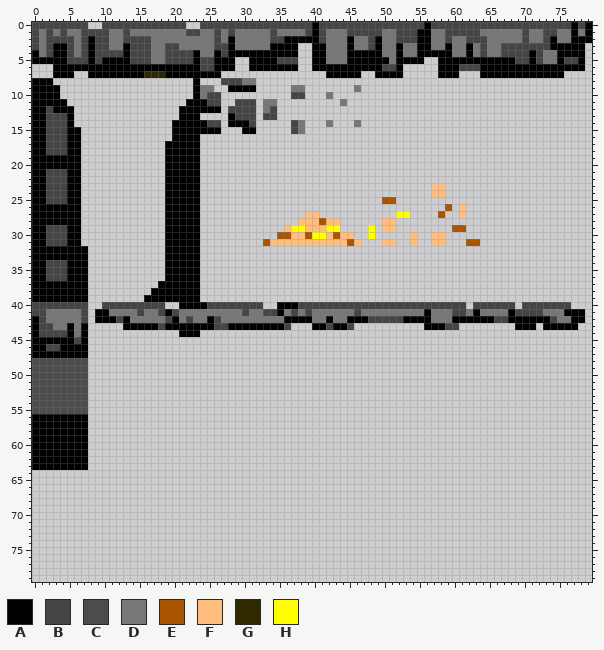
Sprite sheet, stored at media/tiles8.png. That is the earlier state.
The file is 80x80 pixels.
Palette (. is transparent): A #000000  B #454545  C #4c4c4c  D #777777  E #aa5500  F #ffbe7d  G #302900  H #ffff00
Once edited:
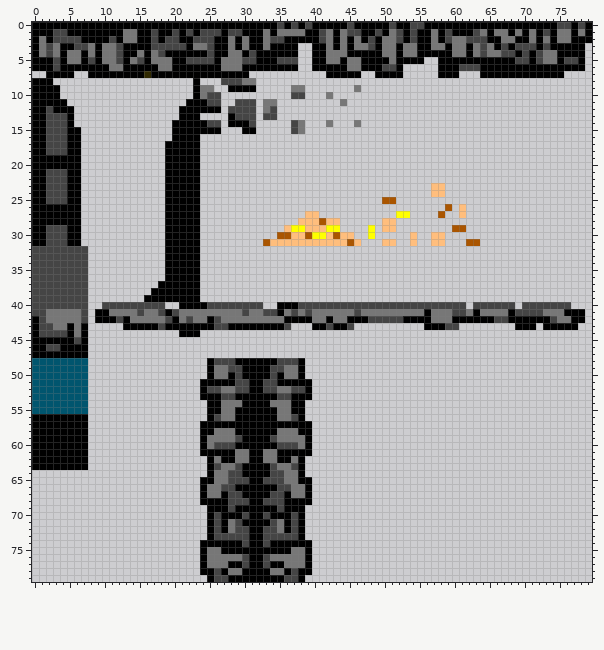
The edit:
@@ palette @@
-C #4c4c4c
+C #00556e
@@ x 0..79 @@
- 0 BBBBBBBB..BBBBBBBBBBBB..BBBBBBBBBBBBBBBBABBBBBBBBBBBBBBBABBBBBBBBBBBBBBBBBBBBABA
- 1 BDBDBDDBBBBDDBDDDDDDDDBBDDBDBDDDDDBDDDDBABDDDBBBBBDDBBBAADDBBBBBDDDDDDBDDBBDDADA
- 2 BDBBBBDBABBDDBBBBDDDDDDDDDBDADDDDDBBAAAAABDDDADDBADDBBBAADDBDDBBBDDDDDBDDBADDAAA
- 3 BDBAABDBABBDDABBBDDBBDDDDDBBADDDDDAAAA..AADDDADDBADDADDAADDADDADBDDBBBBBBBAAAAA.
- 4 ADBAABDBABBBBABBBDDBBBBADDABAAAAAAAAAA..AADDDAAAAADDADDAAAAADDADBDDBBBBABDDAAAA.
- 5 AAAAABBBABAAAABBBDDBBBBABBAAA..AAAABBB..AADDDAAAAAADAAAA..AAAAAAAAAAABBABDDABBA.
- 6 ...AAAAAAAAAAAAAAAAAAAAABBAAA..AAAAAAA..AAAAAAAAAABBA.....AAABBBAAAAAAAAAAAAAAA.
- 7 ...AAA..AAAAAAAAGGGAAAAAAAA...............AAAAA..AAAA.....AAA...AAAAAAAAAAAA....
+ 0 AAAAAAAAAAAAAAAAAAAAAAAAAAAAAAAAAAABABABAAAAABAAAAABAABBAAAAAAAAAAAAAAAAAAABBABA
+ 1 AAABBAAAAAAAADDAABAABABABBBABBAAADADDDDAABDADBBAABADBABAADABAAABDADDADADABADDADA
+ 2 ADABBBBAAAABADDAABABBAABBBAADADAADBBAAAAABDADADABADDBABAADABDDBBBAADDAADADADDAAA
+ 3 ADBDAABBDADDBAAAABBBBBADDBAADADAADAAAA..AADADADDBADDADDAADDADDADBDABABBBABAAAAA.
+ 4 ADBDADDADADDBAADADBAAAAAABAADDABAAAAAA..AADDDAAAAADDADDAAAAADDADBDDBBABABDDAAAA.
+ 5 AAABADDABADDBADBADDDAABBBBADDDBBAAABBB..AADDADDAAAADAAAA..AAAAAAAAAAABBABDDABBA.
+ 6 AAABAAAAAAADDAAAAADDAAAAAAADDDAAAAAAAA..AAAAADDAAABBA.....AAABBBAAAAAAAAAAAAAAA.
+ 7 ..AAAA..AAAAAAAAGAAAAAAAAAAAAAA...........AAAAA..AAAA.....AAA...AAAAAAAAAAAA....
  8 AAA....................A...BBBDD................................................
@@ x 0..9 @@
 31 AABBBAA...
-32 AAAAAAAA..
-33 AAAAAAAA..
-34 AABBBAAA..
-35 AABBBAAA..
-36 AABBBAAA..
-37 AAAAAAAA..
-38 AAAAAAAA..
-39 AAAAAAAA..
+32 BBBBBBBB..
+33 BBBBBBBB..
+34 BBBBBBBB..
+35 BBBBBBBB..
+36 BBBBBBBB..
+37 BBBBBBBB..
+38 BBBBBBBB..
+39 BBBBBBBB..
 40 BBBBBBBB..
@@ x 22..41 @@
 47 ....................
-48 ....................
-49 ....................
-50 ....................
-51 ....................
-52 ....................
-53 ....................
-54 ....................
-55 ....................
-56 ....................
-57 ....................
-58 ....................
-59 ....................
-60 ....................
-61 ....................
-62 ....................
-63 ....................
-64 ....................
-65 ....................
-66 ....................
-67 ....................
-68 ....................
-69 ....................
-70 ....................
-71 ....................
-72 ....................
-73 ....................
-74 ....................
-75 ....................
-76 ....................
-77 ....................
-78 ....................
-79 ....................
+48 ...ABBBAAAAAABBBA...
+49 ...ADDBBAAAABBDDA...
+50 ...ADDABAAAABADDA...
+51 ..AAAAABBAABBAAAAA..
+52 ..ABBDDBBAABBDDBBA..
+53 ..AAABBAAAAAABBAAA..
+54 ...AADDDAAAADDDAA...
+55 ...AADDAAAAAADDAA...
+56 ...ABDDAAAAAADDBA...
+57 ..AAAAAAAAAAAAAAAA..
+58 ..AADDDAAAAAADDDAA..
+59 ..ADDDDBAAAABDDDDA..
+60 ..ADBBBAAAAAABBBDA..
+61 ..AAAAADDAADDAAAAA..
+62 ...ADAADDAADDAADA...
+63 ...ABDDBAAAABDDBA...
+64 ...ADDBBAAAABBDDA...
+65 ..AADDBBBAABBBDDAA..
+66 ..ADDBBAAAAAABBDDA..
+67 ..ADDABBAAAABBADDA..
+68 ..AAAABBBAABBBAAAA..
+69 ...AAABAAAAAABAAA...
+70 ...ABAAABAABAAABA...
+71 ...ABADBAAAABDABA...
+72 ...ABADBBAABBDABA...
+73 ...ABBBBBAABBBBBA...
+74 ..AAAAAABAABAAAAAA..
+75 ..ADDAAAAAAAAAADDA..
+76 ..ADDDDDBAABDDDDDA..
+77 ..ADDDAABAABAADDDA..
+78 ..AABADDAAAADDABAA..
+79 ...ABBAAAAAAAABBA...
Boxes around the changes in both pictures, in picture pixels (x1, y1, x2, y2):
changed: (32, 22, 410, 78)
changed: (431, 22, 557, 57)
changed: (32, 246, 88, 302)
changed: (32, 358, 88, 414)
added: (200, 358, 312, 582)
